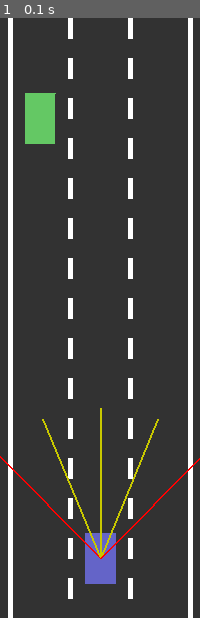
Above: before the commit, frame 1.
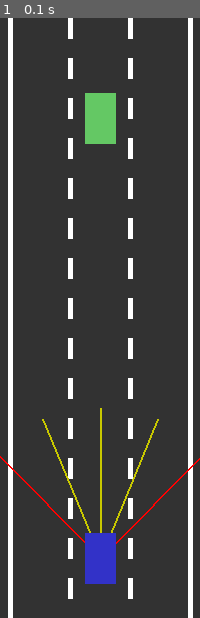
Above: after the commit, the same moment.

Repository: kc-raahi/self-driving-car-sim
Game: pygame game, started from car.py
Two runs of this game, one before a commit and one after it. Both use one fixed random seed, a clock stepped at 60 frames per second and the inputs below.
Inputs:
- Up to frame 1 (0.1 s): no input

The runs differ from the first frame. In frame 1, 3.9% of the frame differs, in the area x 12-58%, y 12-95%.

Commit message:
20230721 - multiple drivers

Diff:
--- a/car.py
+++ b/car.py
@@ -18,6 +18,7 @@
 DASH_HEIGHT = 20
 DRIVER_COL = (100, 100, 200)
 DRIVER_DAMAGED_COL = (150, 150, 200)
+DRIVER_SECONDARY_COL = (50, 50, 200)
 TRAFFIC_COL = (100, 200, 100)
 
 
@@ -87,6 +88,15 @@
 
     return outputs
 
+
+def get_primary_car(cars):
+    y = cars[0].y
+    primary_index = 0
+    for i in range(len(cars)):
+        if cars[i].y < y:
+            primary_index = i
+
+    return primary_index
 
 class Car:
     def __init__(self, x, y, traffic=False, ctrl_type="nn"):
@@ -110,6 +120,7 @@
         self.brain = NeuralNetwork([self.sensors.num_rays, 6, 4])
         self.ctrl_type = ctrl_type
         self.alive = True
+        self.primary = False
         self.corners = []
         self.dirs = []
 
@@ -184,7 +195,10 @@
             col = TRAFFIC_COL
         else:
             if self.alive:
-                col = DRIVER_COL
+                if self.primary:
+                    col = DRIVER_COL
+                else:
+                    col = DRIVER_SECONDARY_COL
             else:
                 col = DRIVER_DAMAGED_COL
 
@@ -266,7 +280,8 @@
             self.intersections[i] = intersection is not None
 
             col = SENSOR_COL if not self.intersections[i] else SENSOR_ACTIVE_COL
-            pygame.draw.line(my_screen, col, a, b, width=2)
+            if car.primary:
+                pygame.draw.line(my_screen, col, a, b, width=2)
 
 
 class Road:
@@ -340,8 +355,11 @@
     pygame.display.set_caption("Self-Driving Car")
     road = Road(SCREEN_WIDTH / 2, SCREEN_WIDTH * 0.9)
     road.set_lines()
-    driver = Car(road.get_lane_center(int(road.lane_count / 2)), SCREEN_HEIGHT * 0.9)  # int(lanes/2)+(width/lanes)
-    t = Car(road.get_lane_center(0), 100, traffic=True)
+    drivers = []
+    for i in range(100):
+        drivers.append(Car(road.get_lane_center(int(road.lane_count / 2)), SCREEN_HEIGHT * 0.9))
+
+    t = Car(road.get_lane_center(1), 100, traffic=True)
     road.traffic.append(t)
     run = True
     clock = pygame.time.Clock()
@@ -349,10 +367,13 @@
     while run:
         clock.tick(60)
         screen.fill(ROAD_COL)
+        driver = drivers[get_primary_car(drivers)]
+        driver.primary = True
         road.move_viewport(driver.y)
         road.draw(screen)
-        driver.update_and_draw(road, screen)
-        driver.alive = driver.assess_damage(road)
+        for d in drivers:
+            d.update_and_draw(road, screen)
+            d.alive = driver.assess_damage(road)
         t.update_and_draw(road, screen)
 
         for event in pygame.event.get():
@@ -381,6 +402,8 @@
                 driver.right = driver.dirs[2]
                 driver.down = driver.dirs[3]
 
+        driver.primary = False
+
         pygame.display.update()
 
     pygame.quit()
